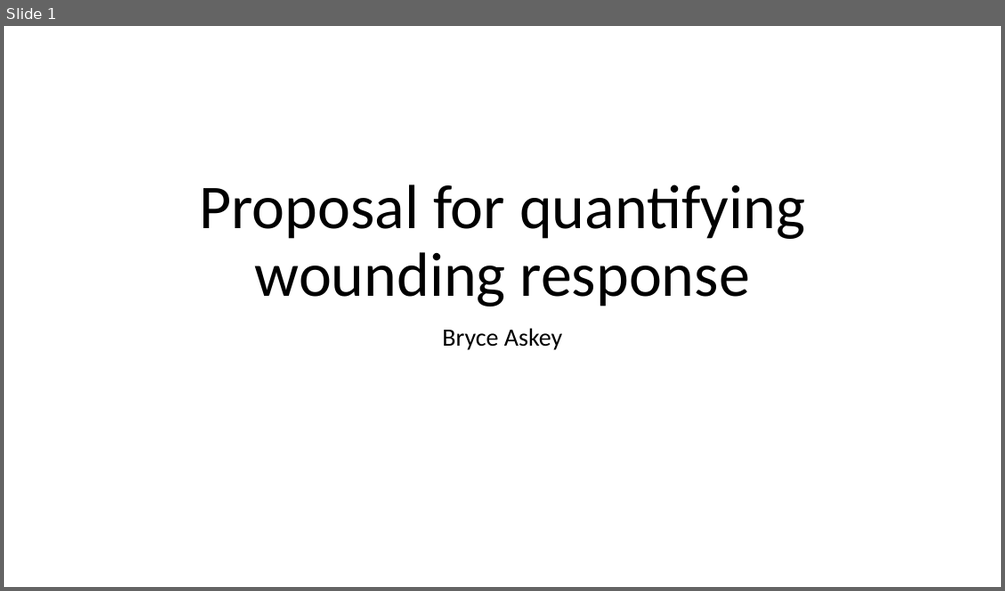
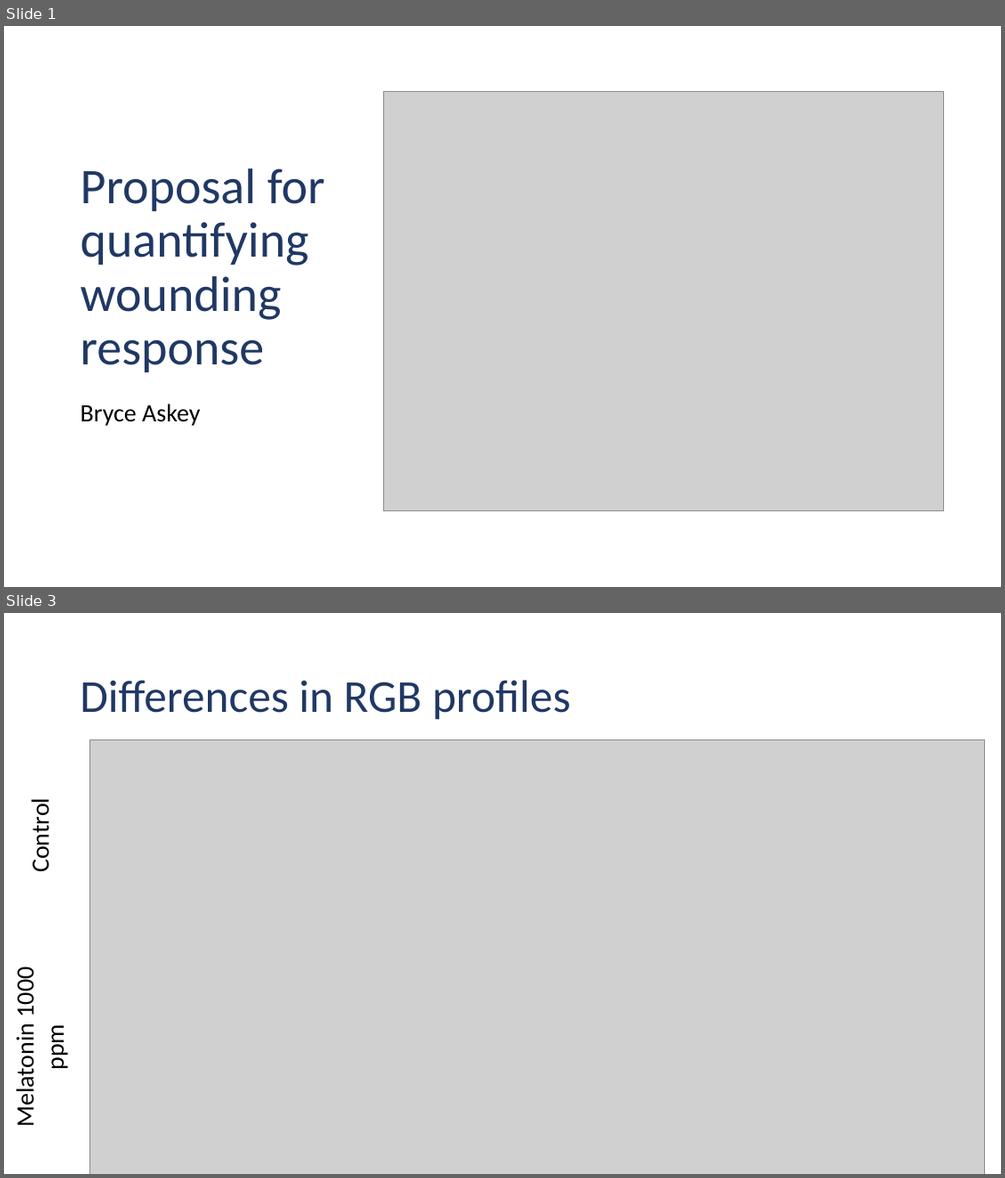
Before and after one commit to bryceaskey/woundingResponse, a slide deck: proposalOutline.pptx. Shown one above the other, each under a label of ours: slide 1 before the commit, slides 1 and 3 after it; the slides between them are not shown. The pictures are 1005x591 and 1005x1178 pixels, drawn with LibreOffice and Linux fonts; fonts in the diff are those of the drawing; grey boxes stand for pictures. Boxes give left, top, right and bottom in pixels: in the first picture for what was removed or moved away, otherwise in the second. Text is boxed around its words. In the diff, an @@ line names an element or a change of style, - is before the commit and + after.

Commit message:
Developed proposal for quantification method

```diff
--- a/proposalOutline.pptx
+++ b/proposalOutline.pptx
@@ slide 3 added at <box>4,613,1001,1174</box>, background #FFFFFF @@
@@ title added at <box>80,680,571,720</box>, 44 pt, text #203864 @@
+Differences in RGB profiles
@@ picture added at <box>90,739,985,1174</box> @@
@@ text added at <box>25,805,56,871</box>, 24 pt, text #000000 @@
+Control
@@ text added at <box>10,972,70,1125</box>, 24 pt, text #000000 @@
+Melatonin 1000 ppm
@@ slide 1 changed as well @@
@@ title "Proposal for quantifying wounding response": place and size @@
-title "Proposal for quantifying wounding response" at <box>199,184,805,306</box>
+title "Proposal for quantifying wounding response" at <box>81,168,325,372</box>
@@ title "Proposal for quantifying wounding response" at <box>81,168,325,372</box>: size 60 to 48 pt, text colour #000000 to #203864; alignment centre to left @@
@@ picture added at <box>383,91,944,511</box> @@
@@ subtitle "Bryce Askey": place and size @@
-subtitle "Bryce Askey" at <box>442,328,562,350</box>
+subtitle "Bryce Askey" at <box>81,403,200,426</box>
@@ subtitle "Bryce Askey" at <box>81,403,200,426</box>: alignment centre to left @@
```
Also in this commit, not shown: 7 other slides added, 1 slide removed, 18 other files.
